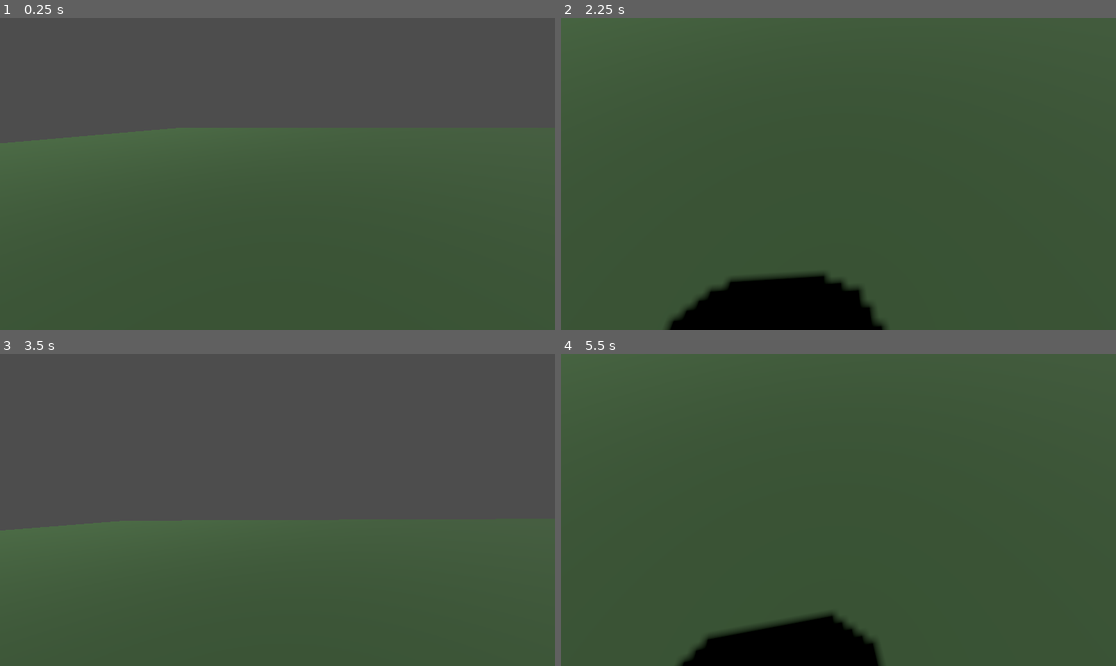
Above: before the commit, frames 1-4 (two rows, left to right).
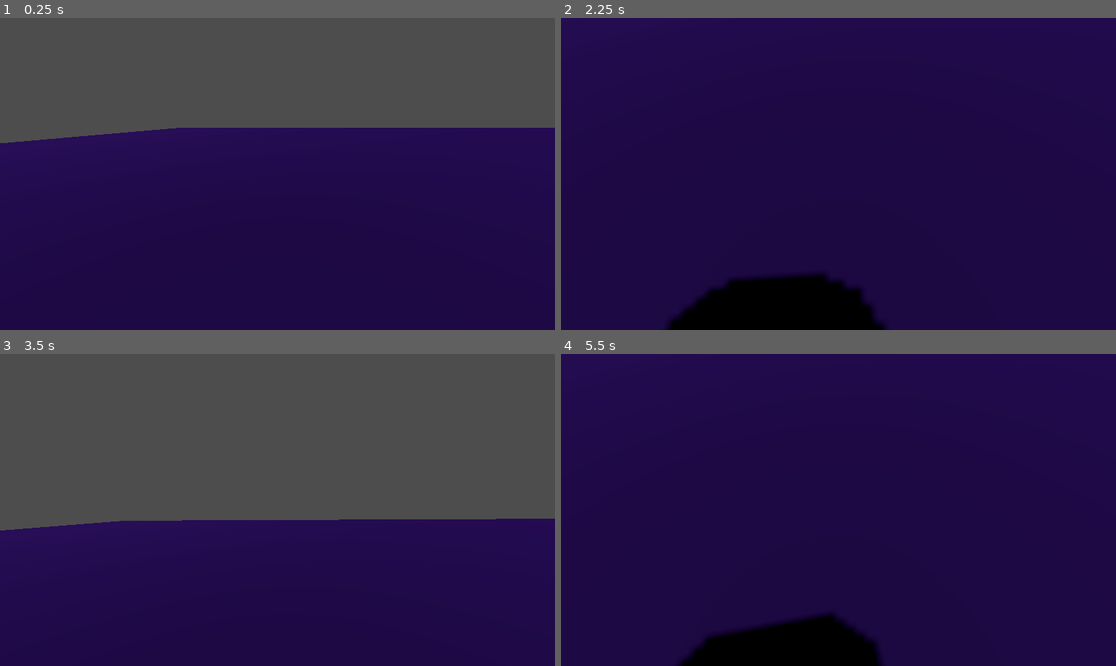
Above: after the commit, the same moments.

Repository: SorrenM/Git_Test
Game: Godot game, scene res://Main.tscn
Same seed, same stepped clock (60 frames per second), same inputs: the game is played once before the commit and once after it.
Inputs:
- Up to frame 1 (0.25 s): no input
- Up to frame 2 (2.25 s): tap Enter (ui_accept) at 0.5, 0.77, 1.52, 2 s; hold Right (ui_right) 0.53-1.28 s; tap S (look_down) at 0.6, 2.1 s; hold Down (ui_down) 1.28-2.03 s; tap W (look_up) at 1.35 s; hold Right (ui_right) from 2.03 s (still down)
- Up to frame 3 (3.5 s): release Right (ui_right) at 2.78 s; hold Up (ui_up) from 2.78 s (still down); tap W (look_up) at 2.85 s; tap Enter (ui_accept) at 3.02 s
- Up to frame 4 (5.5 s): tap Enter (ui_accept) at 3.5, 3.77, 4.52 s; release Up (ui_up) at 3.53 s; hold Left (ui_left) 3.53-5.03 s; tap S (look_down) at 3.6, 5.1 s; tap W (look_up) at 4.35 s; hold Down (ui_down) from 5.03 s (still down)

The runs differ from the first frame. In frame 1, 64% of the frame differs, in the area x 0-100%, y 35-100%; in frame 2, 95%; in frame 3, 46%; in frame 4, 96%, in the area x 0-100%, y 0-100%.

Commit message:
Made light blue or some shit to env scene

Diff:
--- a/environment_01.tscn
+++ b/environment_01.tscn
@@ -21,6 +21,6 @@
 
 [node name="DirectionalLight3D" type="DirectionalLight3D" parent="." unique_id=960697086]
 transform = Transform3D(0.8660254, 2.1855694e-08, -0.5, 0.5, -3.7855173e-08, 0.8660254, 0, -1, -4.371139e-08, -11.88475, 27.201336, 0)
-light_color = Color(0.8454618, 0.91004044, 0.81976783, 1)
+light_color = Color(0.48569787, 0.1731669, 0.99999994, 1)
 light_energy = 1.408
 shadow_enabled = true
